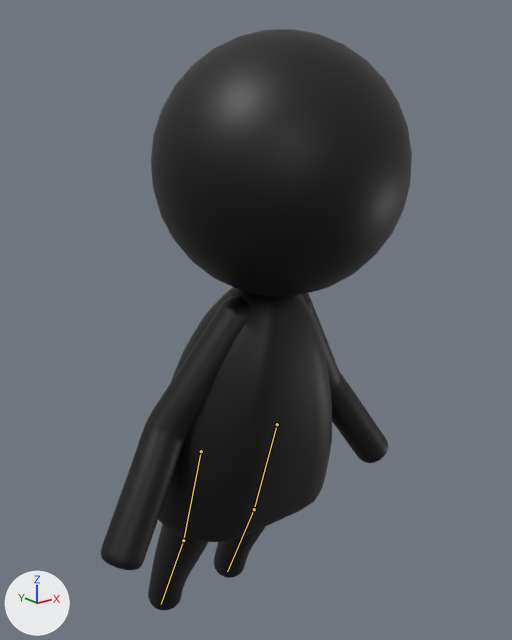
The glTF model testFloar.glb as it was, and as the next commit left it.
Before and after are seen from a camera (50 mm lens) standing at (-0.609, -0.78, 0.808) and looking at (0.012, -0.004, 0.498). Arrows for +X, +Y and +Z are at lower left; the lights stay in place. Both versions are drawn at frame 5 of the action 'dash'; the numbers are the values there. The bones that change are drawn over the model as lines.

Names of what the first picture shows: '円柱', '球', '立方体', '立方体.001'.
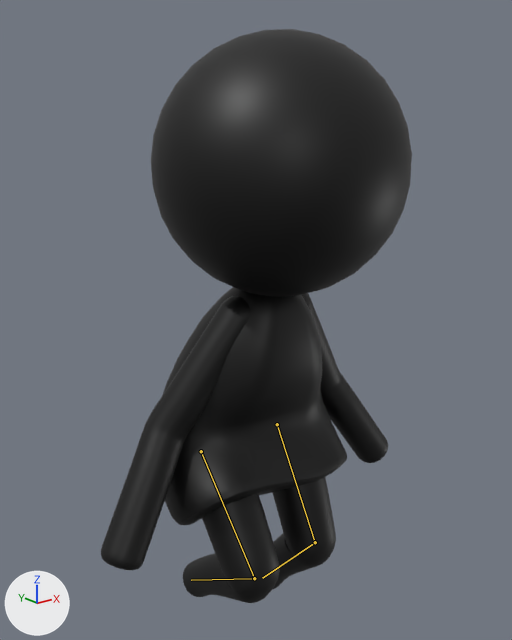
Location of each change, (x1, y1, x2, y2) in pixels of the pictures (512 x 640 px):
'円柱', posed (7% shorter)
    before: (158, 287, 332, 542)
    after: (163, 287, 347, 525)
'立方体.001', posed
    before: (148, 524, 265, 610)
    after: (183, 477, 336, 603)
bone 'leg1.L', root to tip
    before: (277, 424) to (254, 509)
    after: (277, 424) to (315, 542)
bone 'leg2.L', root to tip
    before: (254, 509) to (227, 571)
    after: (315, 542) to (262, 578)
bone 'leg1.R', root to tip
    before: (201, 451) to (183, 540)
    after: (201, 451) to (254, 578)
bone 'leg2.R', root to tip
    before: (183, 540) to (161, 604)
    after: (254, 578) to (191, 580)

The edits, one by one:
Bone 'leg1.L' (bone_leg1_l) turns from (0, 0, 0) to (-47, 0, 0) degrees about its own x, y and z.
Bone 'leg2.L' (bone_leg2_l) turns from (0, 0, 0) to (64, 0, 0) degrees about its own x, y and z.
Bone 'leg1.R' (bone_leg1_r) turns from (0, 0, 0) to (-58, 0, 0) degrees about its own x, y and z.
Bone 'leg2.R' (bone_leg2_r) turns from (0, 0, 0) to (92, 0, 0) degrees about its own x, y and z.
